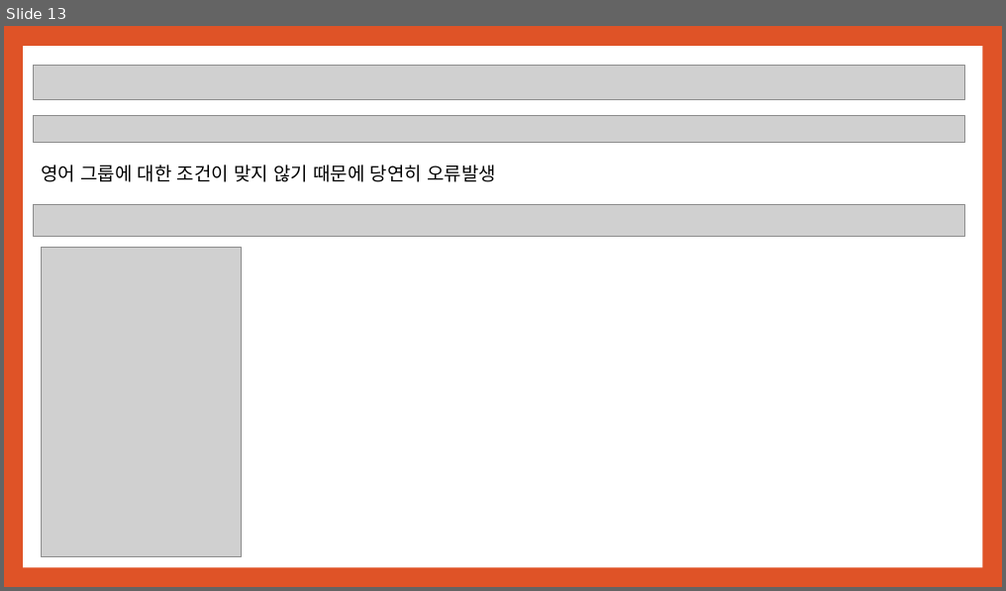
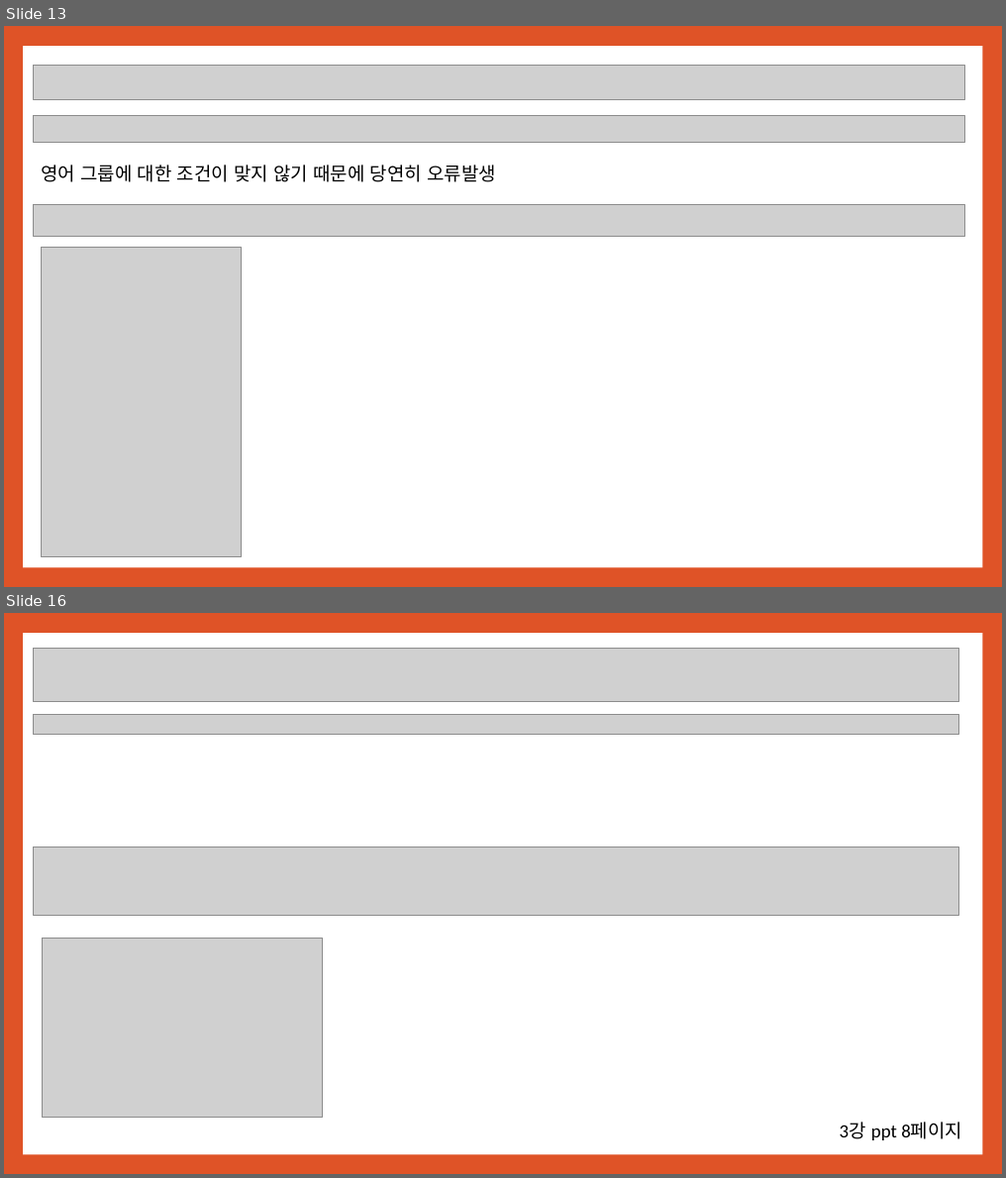
Before and after one commit to noheul1030/KOPO-database, a slide deck: 과제PPT/데이터베이스 3강.pptx. Shown one above the other, each under a label of ours: slide 13 before the commit, slides 13 and 16 after it; the slides between them are not shown. The pictures are 1006x591 and 1006x1178 pixels, drawn with LibreOffice and Linux fonts; fonts in the diff are those of the drawing; grey boxes stand for pictures. Boxes give left, top, right and bottom in pixels: in the first picture for what was removed or moved away, otherwise in the second. Text is boxed around its words. In the diff, an @@ line names an element or a change of style, - is before the commit and + after.

```diff
--- a/과제PPT/데이터베이스 3강.pptx
+++ b/과제PPT/데이터베이스 3강.pptx
@@ slide 16 added at [4,613,1002,1174], background #DF5327; not listed: 1 template element that a slide beside it also shows @@
@@ picture added at [33,649,959,701] @@
@@ picture added at [33,715,959,735] @@
@@ picture added at [33,848,959,915] @@
@@ picture added at [42,938,323,1118] @@
@@ text added at [840,1122,962,1141], 18 pt, text #000000 @@
+3강 ppt 8페이지
```
Also in this commit, not shown: 2 slides changed, 22 other slides added, 14 slides removed.
